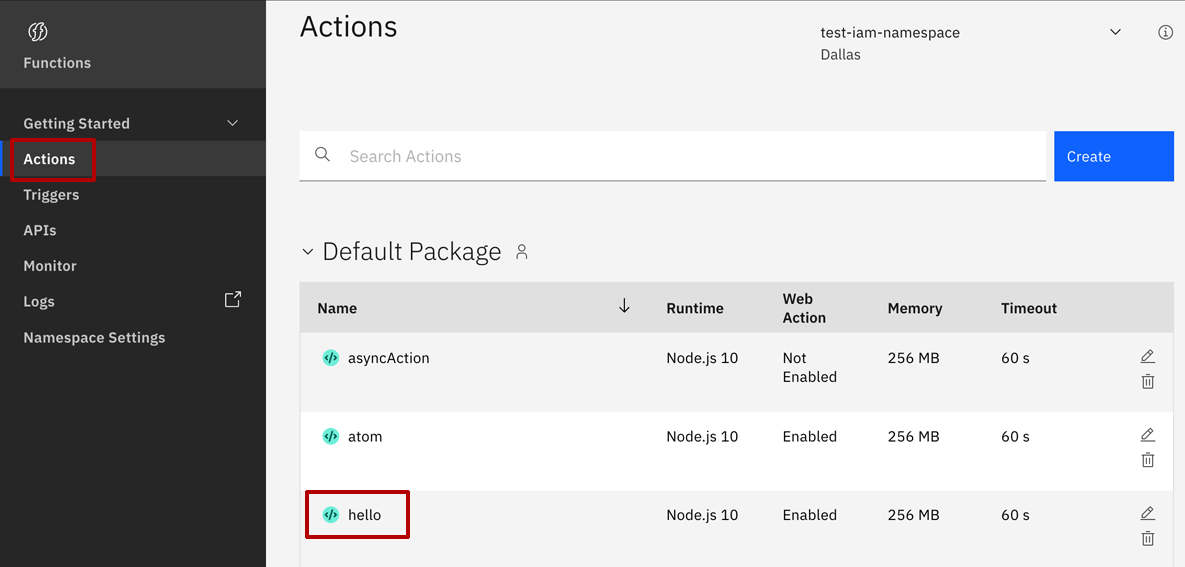
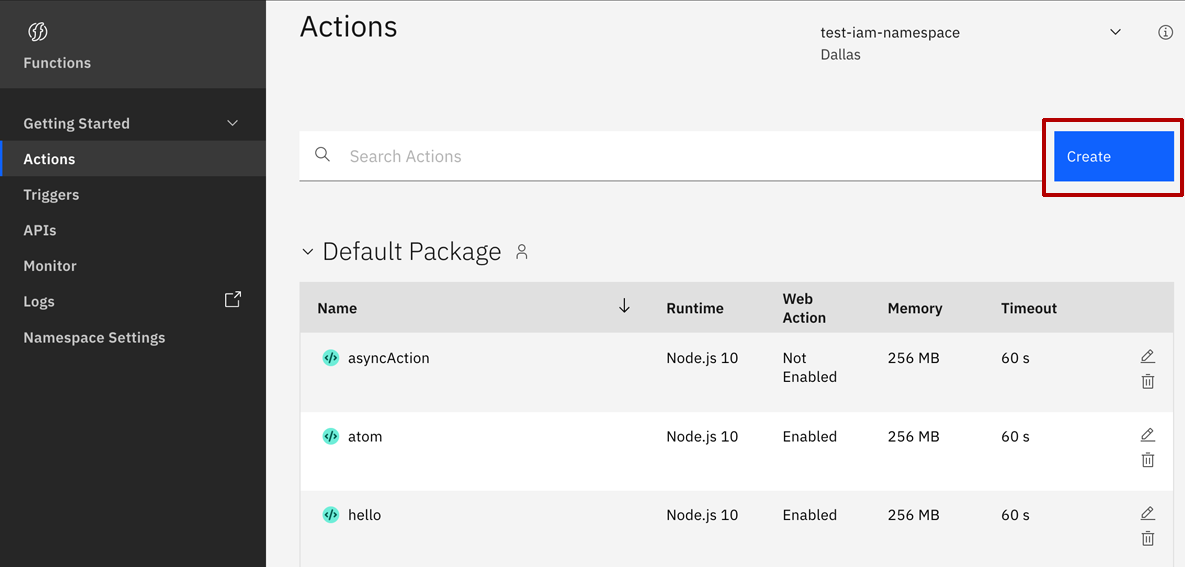
Layered file, before and after one edit (w=1185, h=567). Changes by layer:
added layer "Layer 3" above "Layer 2" over 1042, 118, 1184, 197
hid "Layer 2" over 10, 138, 96, 182
hid "Layer 1" over 305, 490, 410, 539
